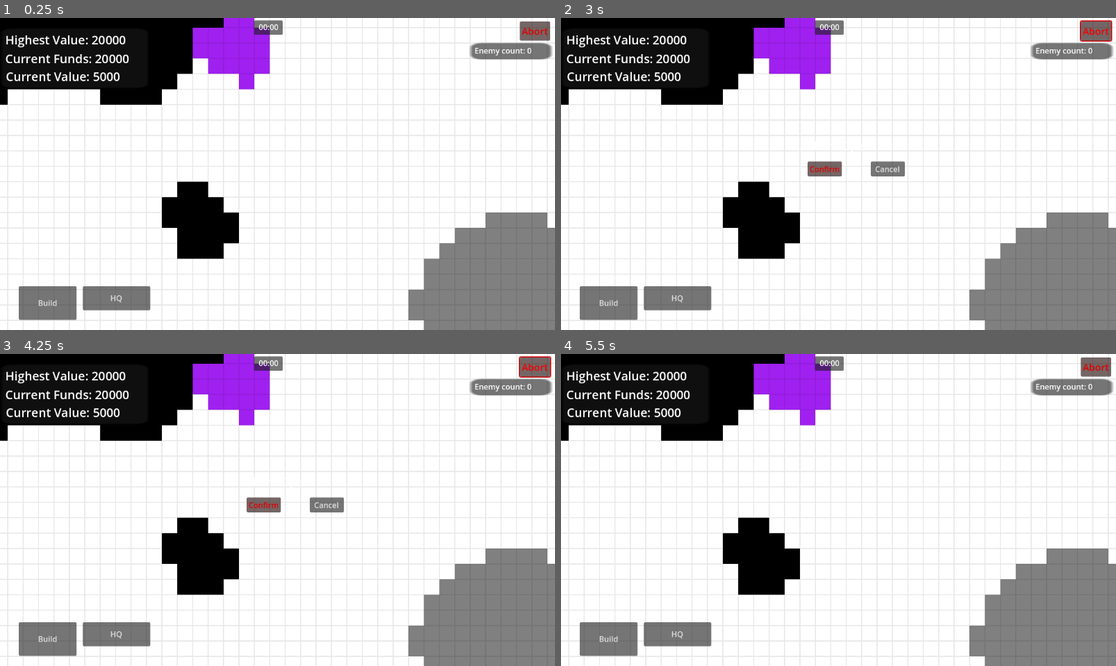
Above: before the commit, frames 1-4 (two rows, left to right).
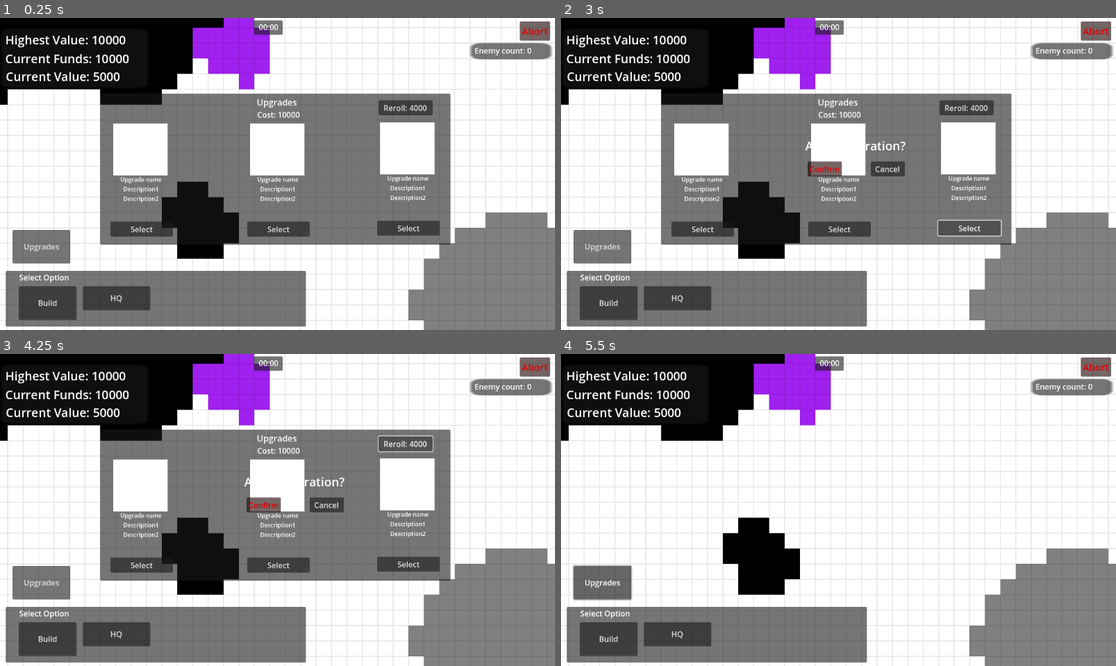
Above: after the commit, the same moments.

Repository: dwlee0802/BusinessTD
Game: Godot game, scene res://Scenes/game.tscn
Two runs of this game, one before a commit and one after it. Both use one fixed random seed, a clock stepped at 60 frames per second and the inputs below.
Inputs (mouse positions are in pixels of both pictures, inside the frame that each line leads up to):
- Up to frame 1 (0.25 s): no input
- Up to frame 2 (3 s): click (705, 230) at 0.5 s, where only the run after the commit has a clickable "Select"; click (838, 230) at 1.25 s, where only the run after the commit has a clickable "Select"; click "Abort" at 2 s; click (971, 227) at 2.75 s, where only the run after the commit has a clickable "Select"
- Up to frame 3 (4.25 s): click (405, 444) at 3.5 s, where only the run after the commit has a clickable "Reroll: 4000"
- Up to frame 4 (5.5 s): click "Cancel" at 4.25 s; click (599, 581) at 5 s, where only the run after the commit has a clickable "Upgrades"

The runs differ from the first frame. In frame 1, 34% of the frame differs, in the area x 1-82%, y 5-99%; in frame 2, 34%; in frame 3, 34%; in frame 4, 11%.

Commit message:
Made UI for upgrades menu.

Diff:
--- /dev/null
+++ b/Scenes/UpgradesMenu.gd
@@ -0,0 +1,37 @@
+extends Control
+
+var upgradeCost: int = 10000
+var upgradeCostUI
+
+var rerollCount: int = 0
+var rerollCost: int = 4000
+var rerollButton
+
+var option1
+var option2
+var option3
+
+var game
+
+func _ready():
+	game = get_parent().get_parent().get_parent().get_parent().get_parent()
+	upgradeCostUI = get_node("Options/CostLabel")
+	rerollButton = get_node("Options/RerollButton")
+	UpdateUI()
+
+
+func _process(delta):
+	pass
+
+
+func UpdateUI():
+	upgradeCostUI.text = "Cost: " + str(upgradeCost)
+	rerollButton.text = "Reroll: " + str(rerollCost)
+
+
+func _on_upgrades_menu_button_pressed():
+	var options = get_node("Options")
+	options.visible = not options.visible
+
+func _on_option_pressed(extra_arg_0):
+	pass # Replace with function body.
--- a/Scenes/enemyUnit.gd
+++ b/Scenes/enemyUnit.gd
@@ -28,8 +28,8 @@
 	game = get_parent()
 	game.game_ended.connect(GameEnded)
 	pathfinding = game.homeBlock.pathfinding
-
-	path = pathfinding.get_id_path(startingTile.id, targetTile.id)
+	path = startingTile.pathToHQ
+#	path = pathfinding.get_id_path(startingTile.id, targetTile.id)
 
 # Called every frame. 'delta' is the elapsed time since the previous frame.
 func _process(delta):
--- a/Scenes/game.gd
+++ b/Scenes/game.gd
@@ -50,8 +50,8 @@
 
 signal game_ended
 
-var operationFunds: float = 20000
-var highestValuePoint: float = 20000
+var operationFunds: float = 10000
+var highestValuePoint: float = 10000
 
 var operationTime: float = 0
 var operationTimeUI
@@ -66,16 +66,6 @@
 	operationTimeUI = get_node("Camera/CanvasLayer/InGameUI/OperationTimeUI")
 	get_node("Camera").FocusOnTile(homeBlock.blockTiles[int(homeBlock.boardWidth/2)][int(homeBlock.boardWidth/2)])
 	enemyCurrentCountUI = get_node("Camera/CanvasLayer/InGameUI/EnemyCountLabel")
-
-	for i in range(1, homeBlock.boardWidth):
-		if homeBlock.blockTiles[1][i].passable == true:
-			edgeTiles.append(homeBlock.blockTiles[1][i])
-		if homeBlock.blockTiles[1][i].passable == true:
-			edgeTiles.append(homeBlock.blockTiles[-1][i])
-		if homeBlock.blockTiles[1][i].passable == true:
-			edgeTiles.append(homeBlock.blockTiles[i][1])
-		if homeBlock.blockTiles[1][i].passable == true:
-			edgeTiles.append(homeBlock.blockTiles[i][-1])
 
 
 # Called every frame. 'delta' is the elapsed time since the previous frame.
@@ -107,7 +97,7 @@
 			# randomly spawn enemies at the edge of the map
 			for i in range(int(spawnCount)):
 				var target = playerStructures.pick_random()
-				if target != null:
+				if target != null and target.hitPoints > 0:
 					SpawnEnemy(edgeTiles.pick_random(), target.placedTile, enemyDifficultyIncrease * 5)
 				else:
 					target = playerStructures.pick_random()
@@ -207,6 +197,9 @@
 						playerStructures.append(newHQ)
 						gameStarted = true
 
+						for item in edgeTiles:
+							item.pathToHQ = homeBlock.pathfinding.get_id_path(item.id, selectedTile.id)
+
 						return
 
 					elif buildType == 2:
@@ -253,6 +246,7 @@
 					else:
 						waitingForBuildLocation = false
 						print("ERROR! Wrong building type!")
+
 
 # returns a list of tiles in a N x N square centered at center tile
 # if not possible, returns null
--- a/Scenes/game.tscn
+++ b/Scenes/game.tscn
@@ -1,9 +1,11 @@
-[gd_scene load_steps=7 format=3 uid="uid://dt8yek5dlrdl7"]
+[gd_scene load_steps=9 format=3 uid="uid://dt8yek5dlrdl7"]
 
 [ext_resource type="Script" path="res://Scenes/game.gd" id="1_771gj"]
 [ext_resource type="Script" path="res://Scenes/camera.gd" id="2_3q2bq"]
 [ext_resource type="PackedScene" uid="uid://oigaet4tkyjp" path="res://Scenes/map_block.tscn" id="2_d8xa2"]
 [ext_resource type="Script" path="res://Scenes/BuildButton.gd" id="3_fhnyi"]
+[ext_resource type="Script" path="res://Scenes/UpgradesMenu.gd" id="3_sf8ga"]
+[ext_resource type="Texture2D" uid="uid://bqyshusuhavsd" path="res://Art/single_white_pixel.png" id="4_al38i"]
 [ext_resource type="Script" path="res://Scenes/AbortButton.gd" id="4_r0jn5"]
 [ext_resource type="Script" path="res://Scenes/UnitMenu.gd" id="5_tkslb"]
 
@@ -38,6 +40,139 @@
 offset_right = 38.0
 offset_bottom = 47.0
 
+[node name="UpgradesMenu" type="Control" parent="Camera/CanvasLayer/InGameUI"]
+anchors_preset = 0
+offset_left = 176.0
+offset_top = 150.0
+offset_right = 216.0
+offset_bottom = 190.0
+script = ExtResource("3_sf8ga")
+
+[node name="Options" type="Panel" parent="Camera/CanvasLayer/InGameUI/UpgradesMenu"]
+z_index = -10
+offset_left = 34.0
+offset_right = 761.0
+offset_bottom = 314.0
+
+[node name="Label" type="Label" parent="Camera/CanvasLayer/InGameUI/UpgradesMenu/Options"]
+layout_mode = 0
+offset_left = 306.0
+offset_top = 5.0
+offset_right = 429.0
+offset_bottom = 34.0
+theme_override_font_sizes/font_size = 18
+text = "Upgrades"
+horizontal_alignment = 1
+
+[node name="Option1" type="Button" parent="Camera/CanvasLayer/InGameUI/UpgradesMenu/Options"]
+layout_mode = 0
+offset_left = 21.0
+offset_top = 266.0
+offset_right = 151.0
+offset_bottom = 297.0
+text = "Select"
+
+[node name="Icon" type="TextureRect" parent="Camera/CanvasLayer/InGameUI/UpgradesMenu/Options/Option1"]
+layout_mode = 0
+offset_left = 6.0
+offset_top = -204.0
+offset_right = 119.0
+offset_bottom = -96.0
+texture = ExtResource("4_al38i")
+
+[node name="Info" type="Label" parent="Camera/CanvasLayer/InGameUI/UpgradesMenu/Options/Option1"]
+layout_mode = 0
+offset_left = 7.0
+offset_top = -96.0
+offset_right = 122.0
+offset_bottom = -5.0
+theme_override_font_sizes/font_size = 12
+text = "Upgrade name
+Description1
+Description2"
+horizontal_alignment = 1
+
+[node name="Option2" type="Button" parent="Camera/CanvasLayer/InGameUI/UpgradesMenu/Options"]
+offset_left = 305.0
+offset_top = 266.0
+offset_right = 435.0
+offset_bottom = 297.0
+text = "Select"
+
+[node name="Icon" type="TextureRect" parent="Camera/CanvasLayer/InGameUI/UpgradesMenu/Options/Option2"]
+layout_mode = 0
+offset_left = 6.0
+offset_top = -204.0
+offset_right = 119.0
+offset_bottom = -96.0
+texture = ExtResource("4_al38i")
+
+[node name="Info" type="Label" parent="Camera/CanvasLayer/InGameUI/UpgradesMenu/Options/Option2"]
+layout_mode = 0
+offset_left = 7.0
+offset_top = -96.0
+offset_right = 122.0
+offset_bottom = -5.0
+theme_override_font_sizes/font_size = 12
+text = "Upgrade name
+Description1
+Description2"
+horizontal_alignment = 1
+
+[node name="Option3" type="Button" parent="Camera/CanvasLayer/InGameUI/UpgradesMenu/Options"]
+offset_left = 575.0
+offset_top = 264.0
+offset_right = 705.0
+offset_bottom = 295.0
+text = "Select"
+
+[node name="Icon" type="TextureRect" parent="Camera/CanvasLayer/InGameUI/UpgradesMenu/Options/Option3"]
+layout_mode = 0
+offset_left = 6.0
+offset_top = -204.0
+offset_right = 119.0
+offset_bottom = -96.0
+texture = ExtResource("4_al38i")
+
+[node name="Info" type="Label" parent="Camera/CanvasLayer/InGameUI/UpgradesMenu/Options/Option3"]
+layout_mode = 0
+offset_left = 7.0
+offset_top = -96.0
+offset_right = 122.0
+offset_bottom = -5.0
+theme_override_font_sizes/font_size = 12
+text = "Upgrade name
+Description1
+Description2"
+horizontal_alignment = 1
+
+[node name="CostLabel" type="Label" parent="Camera/CanvasLayer/InGameUI/UpgradesMenu/Options"]
+layout_mode = 0
+offset_left = 326.0
+offset_top = 31.0
+offset_right = 415.0
+offset_bottom = 57.0
+text = "Cost: 00000"
+horizontal_alignment = 1
+vertical_alignment = 1
+
+[node name="RerollButton" type="Button" parent="Camera/CanvasLayer/InGameUI/UpgradesMenu/Options"]
+layout_mode = 0
+offset_left = 578.0
+offset_top = 14.0
+offset_right = 690.0
+offset_bottom = 45.0
+text = "Reroll: 0000"
+
+[node name="UpgradesMenuButton" type="Button" parent="Camera/CanvasLayer/InGameUI/UpgradesMenu"]
+layout_mode = 0
+offset_left = -148.0
+offset_top = 283.0
+offset_right = -28.0
+offset_bottom = 353.0
+toggle_mode = true
+text = "Upgrades"
+
 [node name="BuildMenu" type="Control" parent="Camera/CanvasLayer/InGameUI"]
 anchors_preset = 0
 offset_left = 41.0
@@ -96,88 +231,13 @@
 offset_bottom = 50.0
 text = "Network Tower"
 
-[node name="GamePausedLabel" type="RichTextLabel" parent="Camera/CanvasLayer/InGameUI"]
-visible = false
-layout_mode = 0
-offset_left = 499.0
-offset_top = 121.0
-offset_right = 799.0
-offset_bottom = 171.0
-theme_override_font_sizes/normal_font_size = 30
-text = "Paused"
-fit_content = true
-scroll_active = false
-
-[node name="Total Value" type="RichTextLabel" parent="Camera/CanvasLayer/InGameUI"]
-layout_mode = 0
-offset_left = 14.0
-offset_top = 97.0
-offset_right = 314.0
-offset_bottom = 147.0
-theme_override_font_sizes/normal_font_size = 25
-text = "Total Value: 0"
-
-[node name="MostFundsLabel" type="RichTextLabel" parent="Camera/CanvasLayer/InGameUI"]
-layout_mode = 0
-offset_left = 13.0
-offset_top = 21.0
-offset_right = 313.0
-offset_bottom = 71.0
-theme_override_font_sizes/normal_font_size = 25
-text = "Highest reached: 0"
-
-[node name="MoneyLabel" type="RichTextLabel" parent="Camera/CanvasLayer/InGameUI"]
-layout_mode = 0
-offset_left = 13.0
-offset_top = 60.0
-offset_right = 313.0
-offset_bottom = 110.0
-theme_override_font_sizes/normal_font_size = 25
-text = "Current Funds: 0"
-
-[node name="AbortButton" type="Button" parent="Camera/CanvasLayer/InGameUI"]
-self_modulate = Color(1, 0, 0, 1)
-layout_mode = 1
-anchors_preset = -1
-anchor_left = 28.6
-anchor_right = 28.6
-offset_bottom = 40.0
-grow_horizontal = 0
-theme_override_font_sizes/font_size = 20
-text = "Abort"
-script = ExtResource("4_r0jn5")
-
-[node name="Buttons" type="Control" parent="Camera/CanvasLayer/InGameUI/AbortButton"]
-visible = false
-anchors_preset = 0
-offset_right = 40.0
-offset_bottom = 40.0
-
-[node name="ConfirmButton" type="Button" parent="Camera/CanvasLayer/InGameUI/AbortButton/Buttons"]
-modulate = Color(1, 0, 0, 1)
-layout_mode = 0
-offset_left = -567.0
-offset_top = 291.0
-offset_right = -496.0
-offset_bottom = 322.0
-text = "Confirm"
-
-[node name="CancelButton" type="Button" parent="Camera/CanvasLayer/InGameUI/AbortButton/Buttons"]
-layout_mode = 0
-offset_left = -436.0
-offset_top = 291.0
-offset_right = -365.0
-offset_bottom = 322.0
-text = "Cancel"
-
-[node name="Label" type="Label" parent="Camera/CanvasLayer/InGameUI/AbortButton/Buttons"]
-layout_mode = 0
-offset_left = -572.0
-offset_top = 241.0
-offset_right = -361.0
-offset_bottom = 279.0
-theme_override_font_sizes/font_size = 25
-text = "Abort Operation?"
+[node name="Background2" type="Panel" parent="Camera/CanvasLayer/InGameUI/BuildMenu"]
+z_index = -10
+offset_left = -27.0
+offset_top = -32.0
+offset_right = 596.0
+offset_bottom = 84.0
+mouse_filter = 2
 
 [node name="UnitMenu" type="Label" parent="Camera/CanvasLayer/InGameUI"]
 layout_mode = 0
@@ -243,10 +303,13 @@
 popup/item_0/id = 0
 popup/item_1/text = "AP"
 popup/item_1/id = 1
+popup/item_1/disabled = true
 popup/item_2/text = "Incendiary"
 popup/item_2/id = 2
+popup/item_2/disabled = true
 popup/item_3/text = "Incendiary AP"
 popup/item_3/id = 3
+popup/item_3/disabled = true
 
 [node name="Label" type="Label" parent="Camera/CanvasLayer/InGameUI/UnitMenu/AmmoChoiceMenu"]
 layout_mode = 0
@@ -306,6 +369,77 @@
 text = "Connection: True"
 fit_content = true
 
+[node name="Total Value" type="RichTextLabel" parent="Camera/CanvasLayer/InGameUI"]
+layout_mode = 0
+offset_left = 14.0
+offset_top = 97.0
+offset_right = 314.0
+offset_bottom = 147.0
+theme_override_font_sizes/normal_font_size = 25
+text = "Total Value: 0"
+
+[node name="MostFundsLabel" type="RichTextLabel" parent="Camera/CanvasLayer/InGameUI"]
+layout_mode = 0
+offset_left = 13.0
+offset_top = 21.0
+offset_right = 313.0
+offset_bottom = 71.0
+theme_override_font_sizes/normal_font_size = 25
+text = "Highest reached: 0"
+
+[node name="MoneyLabel" type="RichTextLabel" parent="Camera/CanvasLayer/InGameUI"]
+layout_mode = 0
+offset_left = 13.0
+offset_top = 60.0
+offset_right = 313.0
+offset_bottom = 110.0
+theme_override_font_sizes/normal_font_size = 25
+text = "Current Funds: 0"
+
+[node name="AbortButton" type="Button" parent="Camera/CanvasLayer/InGameUI"]
+self_modulate = Color(1, 0, 0, 1)
+layout_mode = 1
+anchors_preset = -1
+anchor_left = 28.6
+anchor_right = 28.6
+offset_bottom = 40.0
+grow_horizontal = 0
+theme_override_font_sizes/font_size = 20
+text = "Abort"
+script = ExtResource("4_r0jn5")
+
+[node name="Buttons" type="Control" parent="Camera/CanvasLayer/InGameUI/AbortButton"]
+visible = false
+anchors_preset = 0
+offset_right = 40.0
+offset_bottom = 40.0
+
+[node name="ConfirmButton" type="Button" parent="Camera/CanvasLayer/InGameUI/AbortButton/Buttons"]
+modulate = Color(1, 0, 0, 1)
+layout_mode = 0
+offset_left = -567.0
+offset_top = 291.0
+offset_right = -496.0
+offset_bottom = 322.0
+text = "Confirm"
+
+[node name="CancelButton" type="Button" parent="Camera/CanvasLayer/InGameUI/AbortButton/Buttons"]
+layout_mode = 0
+offset_left = -436.0
+offset_top = 291.0
+offset_right = -365.0
+offset_bottom = 322.0
+text = "Cancel"
+
+[node name="Label" type="Label" parent="Camera/CanvasLayer/InGameUI/AbortButton/Buttons"]
+layout_mode = 0
+offset_left = -572.0
+offset_top = 241.0
+offset_right = -361.0
+offset_bottom = 279.0
+theme_override_font_sizes/font_size = 25
+text = "Abort Operation?"
+
 [node name="OperationTimeUI" type="Label" parent="Camera/CanvasLayer/InGameUI"]
 layout_mode = 0
 offset_left = 539.0
@@ -313,12 +447,12 @@
 offset_bottom = 26.0
 text = "00:00"
 
-[node name="Background2" type="Panel" parent="Camera/CanvasLayer/InGameUI"]
+[node name="Background2" type="Panel" parent="Camera/CanvasLayer/InGameUI/OperationTimeUI"]
 z_index = -10
 layout_mode = 0
-offset_left = 529.0
+offset_left = -10.0
 offset_top = -2.0
-offset_right = 589.0
+offset_right = 50.0
 offset_bottom = 28.0
 
 [node name="Background" type="Panel" parent="Camera/CanvasLayer/InGameUI"]
@@ -340,14 +474,45 @@
 
 [node name="Background" type="Panel" parent="Camera/CanvasLayer/InGameUI/EnemyCountLabel"]
 z_index = -10
+layout_mode = 0
 offset_left = -8.0
 offset_top = -4.0
 offset_right = 14.0
 offset_bottom = 7.0
 scale = Vector2(7.60074, 3.08)
 
+[node name="GamePausedLabel" type="RichTextLabel" parent="Camera/CanvasLayer/InGameUI"]
+visible = false
+layout_mode = 0
+offset_left = 499.0
+offset_top = 121.0
+offset_right = 799.0
+offset_bottom = 171.0
+theme_override_font_sizes/normal_font_size = 30
+text = "Paused"
+fit_content = true
+scroll_active = false
+
 [node name="MapBlock" parent="." instance=ExtResource("2_d8xa2")]
 
+[connection signal="mouse_entered" from="Camera/CanvasLayer/InGameUI/UpgradesMenu" to="." method="_on_mouse_entered_ui"]
+[connection signal="mouse_exited" from="Camera/CanvasLayer/InGameUI/UpgradesMenu" to="." method="_on_mouse_exited_ui"]
+[connection signal="mouse_entered" from="Camera/CanvasLayer/InGameUI/UpgradesMenu/Options" to="." method="_on_mouse_entered_ui"]
+[connection signal="mouse_exited" from="Camera/CanvasLayer/InGameUI/UpgradesMenu/Options" to="." method="_on_mouse_exited_ui"]
+[connection signal="mouse_entered" from="Camera/CanvasLayer/InGameUI/UpgradesMenu/Options/Option1" to="." method="_on_mouse_entered_ui"]
+[connection signal="mouse_exited" from="Camera/CanvasLayer/InGameUI/UpgradesMenu/Options/Option1" to="." method="_on_mouse_exited_ui"]
+[connection signal="pressed" from="Camera/CanvasLayer/InGameUI/UpgradesMenu/Options/Option1" to="Camera/CanvasLayer/InGameUI/UpgradesMenu" method="_on_option_pressed" binds= [0]]
+[connection signal="mouse_entered" from="Camera/CanvasLayer/InGameUI/UpgradesMenu/Options/Option2" to="." method="_on_mouse_entered_ui"]
+[connection signal="mouse_exited" from="Camera/CanvasLayer/InGameUI/UpgradesMenu/Options/Option2" to="." method="_on_mouse_exited_ui"]
+[connection signal="pressed" from="Camera/CanvasLayer/InGameUI/UpgradesMenu/Options/Option2" to="Camera/CanvasLayer/InGameUI/UpgradesMenu" method="_on_option_pressed" binds= [1]]
+[connection signal="mouse_entered" from="Camera/CanvasLayer/InGameUI/UpgradesMenu/Options/Option3" to="." method="_on_mouse_entered_ui"]
+[connection signal="mouse_exited" from="Camera/CanvasLayer/InGameUI/UpgradesMenu/Options/Option3" to="." method="_on_mouse_exited_ui"]
+[connection signal="pressed" from="Camera/CanvasLayer/InGameUI/UpgradesMenu/Options/Option3" to="Camera/CanvasLayer/InGameUI/UpgradesMenu" method="_on_option_pressed" binds= [2]]
+[connection signal="mouse_entered" from="Camera/CanvasLayer/InGameUI/UpgradesMenu/Options/RerollButton" to="." method="_on_mouse_entered_ui"]
+[connection signal="mouse_exited" from="Camera/CanvasLayer/InGameUI/UpgradesMenu/Options/RerollButton" to="." method="_on_mouse_exited_ui"]
+[connection signal="mouse_entered" from="Camera/CanvasLayer/InGameUI/UpgradesMenu/UpgradesMenuButton" to="." method="_on_mouse_entered_ui"]
+[connection signal="mouse_exited" from="Camera/CanvasLayer/InGameUI/UpgradesMenu/UpgradesMenuButton" to="." method="_on_mouse_exited_ui"]
+[connection signal="pressed" from="Camera/CanvasLayer/InGameUI/UpgradesMenu/UpgradesMenuButton" to="Camera/CanvasLayer/InGameUI/UpgradesMenu" method="_on_upgrades_menu_button_pressed"]
 [connection signal="mouse_entered" from="Camera/CanvasLayer/InGameUI/BuildMenu/BuildButton" to="." method="_on_mouse_entered_ui"]
 [connection signal="mouse_exited" from="Camera/CanvasLayer/InGameUI/BuildMenu/BuildButton" to="." method="_on_mouse_exited_ui"]
 [connection signal="mouse_entered" from="Camera/CanvasLayer/InGameUI/BuildMenu/BuildButton/BuildOptionsMenu/HQButton" to="." method="_on_mouse_entered_ui"]
@@ -362,14 +527,8 @@
 [connection signal="mouse_entered" from="Camera/CanvasLayer/InGameUI/BuildMenu/BuildButton/BuildOptionsMenu/NetworkTowerButton" to="." method="_on_mouse_entered_ui"]
 [connection signal="mouse_exited" from="Camera/CanvasLayer/InGameUI/BuildMenu/BuildButton/BuildOptionsMenu/NetworkTowerButton" to="." method="_on_mouse_exited_ui"]
 [connection signal="pressed" from="Camera/CanvasLayer/InGameUI/BuildMenu/BuildButton/BuildOptionsMenu/NetworkTowerButton" to="." method="_on_build_turret_option_pressed" binds= [3]]
-[connection signal="mouse_entered" from="Camera/CanvasLayer/InGameUI/AbortButton" to="." method="_on_mouse_entered_ui"]
-[connection signal="mouse_exited" from="Camera/CanvasLayer/InGameUI/AbortButton" to="." method="_on_mouse_exited_ui"]
-[connection signal="mouse_entered" from="Camera/CanvasLayer/InGameUI/AbortButton/Buttons/ConfirmButton" to="." method="_on_mouse_entered_ui"]
-[connection signal="mouse_exited" from="Camera/CanvasLayer/InGameUI/AbortButton/Buttons/ConfirmButton" to="." method="_on_mouse_exited_ui"]
-[connection signal="pressed" from="Camera/CanvasLayer/InGameUI/AbortButton/Buttons/ConfirmButton" to="Camera/CanvasLayer/InGameUI/AbortButton" method="_on_confirm_button_pressed"]
-[connection signal="mouse_entered" from="Camera/CanvasLayer/InGameUI/AbortButton/Buttons/CancelButton" to="." method="_on_mouse_entered_ui"]
-[connection signal="mouse_exited" from="Camera/CanvasLayer/InGameUI/AbortButton/Buttons/CancelButton" to="." method="_on_mouse_exited_ui"]
-[connection signal="pressed" from="Camera/CanvasLayer/InGameUI/AbortButton/Buttons/CancelButton" to="Camera/CanvasLayer/InGameUI/AbortButton" method="_on_cancel_button_pressed"]
+[connection signal="mouse_entered" from="Camera/CanvasLayer/InGameUI/BuildMenu/Background2" to="." method="_on_mouse_entered_ui"]
+[connection signal="mouse_exited" from="Camera/CanvasLayer/InGameUI/BuildMenu/Background2" to="." method="_on_mouse_exited_ui"]
 [connection signal="mouse_entered" from="Camera/CanvasLayer/InGameUI/UnitMenu/Background" to="." method="_on_mouse_entered_ui"]
 [connection signal="mouse_exited" from="Camera/CanvasLayer/InGameUI/UnitMenu/Background" to="." method="_on_mouse_exited_ui"]
 [connection signal="mouse_entered" from="Camera/CanvasLayer/InGameUI/UnitMenu/SellButton" to="." method="_on_mouse_entered_ui"]
@@ -387,8 +546,16 @@
 [connection signal="mouse_entered" from="Camera/CanvasLayer/InGameUI/UnitMenu/AttackSpeedMenu/Low" to="." method="_on_mouse_entered_ui"]
 [connection signal="mouse_exited" from="Camera/CanvasLayer/InGameUI/UnitMenu/AttackSpeedMenu/Low" to="." method="_on_mouse_exited_ui"]
 [connection signal="pressed" from="Camera/CanvasLayer/InGameUI/UnitMenu/AttackSpeedMenu/Low" to="." method="_on_attack_speed_button_pressed" binds= [0]]
-[connection signal="mouse_entered" from="Camera/CanvasLayer/InGameUI/Background2" to="." method="_on_mouse_entered_ui"]
-[connection signal="mouse_exited" from="Camera/CanvasLayer/InGameUI/Background2" to="." method="_on_mouse_exited_ui"]
+[connection signal="mouse_entered" from="Camera/CanvasLayer/InGameUI/AbortButton" to="." method="_on_mouse_entered_ui"]
+[connection signal="mouse_exited" from="Camera/CanvasLayer/InGameUI/AbortButton" to="." method="_on_mouse_exited_ui"]
+[connection signal="mouse_entered" from="Camera/CanvasLayer/InGameUI/AbortButton/Buttons/ConfirmButton" to="." method="_on_mouse_entered_ui"]
+[connection signal="mouse_exited" from="Camera/CanvasLayer/InGameUI/AbortButton/Buttons/ConfirmButton" to="." method="_on_mouse_exited_ui"]
+[connection signal="pressed" from="Camera/CanvasLayer/InGameUI/AbortButton/Buttons/ConfirmButton" to="Camera/CanvasLayer/InGameUI/AbortButton" method="_on_confirm_button_pressed"]
+[connection signal="mouse_entered" from="Camera/CanvasLayer/InGameUI/AbortButton/Buttons/CancelButton" to="." method="_on_mouse_entered_ui"]
+[connection signal="mouse_exited" from="Camera/CanvasLayer/InGameUI/AbortButton/Buttons/CancelButton" to="." method="_on_mouse_exited_ui"]
+[connection signal="pressed" from="Camera/CanvasLayer/InGameUI/AbortButton/Buttons/CancelButton" to="Camera/CanvasLayer/InGameUI/AbortButton" method="_on_cancel_button_pressed"]
+[connection signal="mouse_entered" from="Camera/CanvasLayer/InGameUI/OperationTimeUI/Background2" to="." method="_on_mouse_entered_ui"]
+[connection signal="mouse_exited" from="Camera/CanvasLayer/InGameUI/OperationTimeUI/Background2" to="." method="_on_mouse_exited_ui"]
 [connection signal="mouse_entered" from="Camera/CanvasLayer/InGameUI/Background" to="." method="_on_mouse_entered_ui"]
 [connection signal="mouse_exited" from="Camera/CanvasLayer/InGameUI/Background" to="." method="_on_mouse_exited_ui"]
 [connection signal="mouse_entered" from="Camera/CanvasLayer/InGameUI/EnemyCountLabel/Background" to="." method="_on_mouse_entered_ui"]
--- a/Scenes/map_block.gd
+++ b/Scenes/map_block.gd
@@ -30,9 +30,11 @@
 
 var pathfinding = AStar2D.new()
 
+var game
 
 # Called when the node enters the scene tree for the first time.
 func _ready():
+	game = get_parent()
 	tileScene = load("res://Scenes/tile.tscn")
 	GenerateGameboard()
 
@@ -100,6 +102,16 @@
 			if item.upperRightTile != null and item.upperRightTile.passable != false and item.upperTile.passable == true and  item.rightTile.passable == true:
 				pathfinding.connect_points(item.id, item.upperRightTile.id)
 
+	for i in range(1, boardWidth):
+		if blockTiles[1][i].passable == true:
+			game.edgeTiles.append(blockTiles[1][i])
+		if blockTiles[-1][i].passable == true:
+			game.edgeTiles.append(blockTiles[-1][i])
+		if blockTiles[i][1].passable == true:
+			game.edgeTiles.append(blockTiles[i][1])
+		if blockTiles[i][-1].passable == true:
+			game.edgeTiles.append(blockTiles[i][-1])
+
 
 # Called every frame. 'delta' is the elapsed time since the previous frame.
 func _process(delta):
--- a/Scenes/mining_drill.gd
+++ b/Scenes/mining_drill.gd
@@ -8,7 +8,7 @@
 var healthBar
 var healthBarSize: int = 125
 
-var profitGenerationPeriod: float = 0.5
+var profitGenerationPeriod: float = 1
 var profitHolder: float = 1
 
 var placedTile
@@ -86,6 +86,6 @@
 
 
 func hit(damage):
-	print("drill took ", damage, " damage. Remaining HQ: ", hitPoints)
+	print("drill took ", damage, " damage. Remaining HP: ", hitPoints)
 	hitPoints -= damage
 	game.MakeDamagePopup(position, damage, Color.WEB_PURPLE)
--- a/Scenes/tile.gd
+++ b/Scenes/tile.gd
@@ -34,6 +34,8 @@
 var noise2: float = 0
 var noise3: float = 0
 
+var pathToHQ
+
 # Called when the node enters the scene tree for the first time.
 func _ready():
 	game = get_parent().get_parent()
--- a/Scenes/turret.gd
+++ b/Scenes/turret.gd
@@ -7,7 +7,7 @@
 var type: int = 0
 
 var ammoType: int = 0
-var ammoTypeFireRate = [1, 0.9, 1, 1]
+var ammoTypeFireRate = [1, 2, 1, 1]
 var ammoTypeCost = [15, 35, 1, 1]
 
 var targets = []
@@ -185,7 +185,7 @@
 				var hitstuff = get_node("TurretBarrelSprite/APShapeCast").GetColliders()
 				for item in hitstuff:
 					if item != null:
-						item.ReceiveHit(randi_range(50, 150))
+						item.ReceiveHit(randi_range(25, 75))
 
 				game.operationFunds -= ammoTypeCost[1]
 
